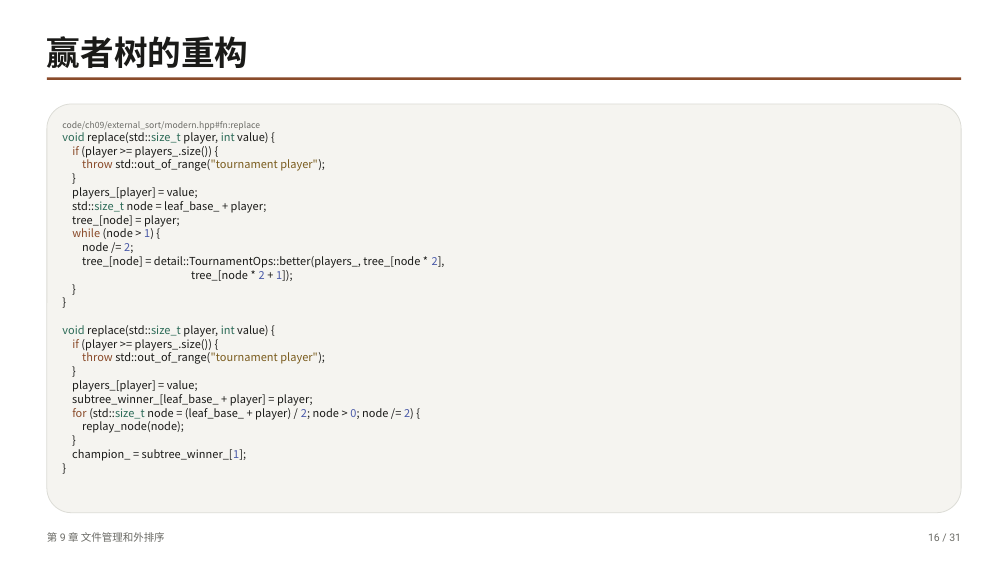
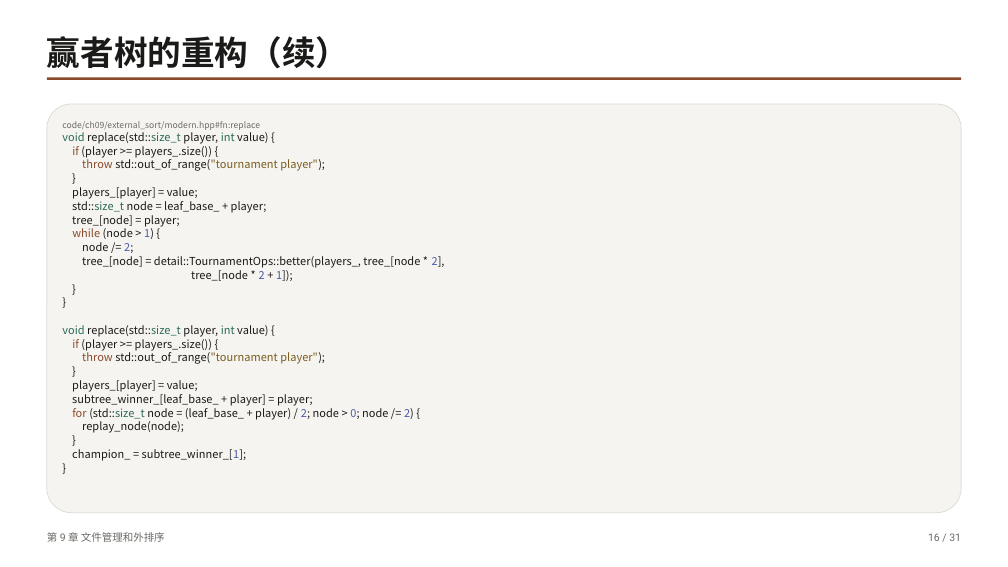
Before and after one commit to GMyhf/dsa-modernization, a slide deck: slide 16 of book/slides/pptx/ch09-external-sort.pptx. Drawn at 1008x567 pixels with LibreOffice and Linux fonts; fonts in the diff are those of the drawing. Boxes give left, top, right and bottom in pixels: in the first picture for what was removed or moved away, otherwise in the second. Text is boxed around its words. In the diff, an @@ line names an element or a change of style, - is before the commit and + after.

```diff
--- a/book/slides/pptx/ch09-external-sort.pptx
+++ b/book/slides/pptx/ch09-external-sort.pptx
@@ text at (47, 36, 349, 69): text changed @@
-赢者树的重构
+赢者树的重构（续）
```
Also in this commit, not shown: 1 other slide changed, 26 other files.
